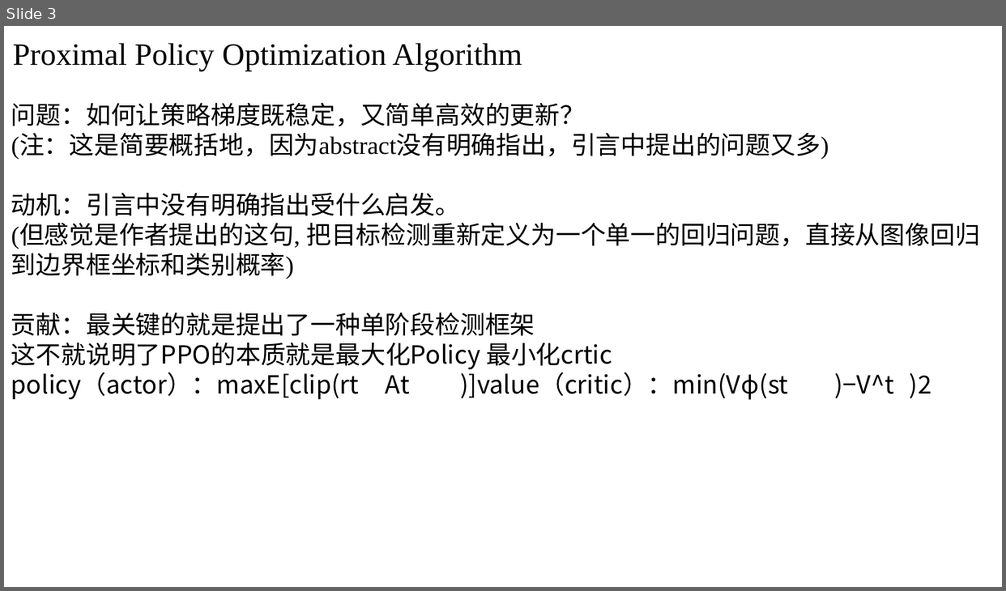
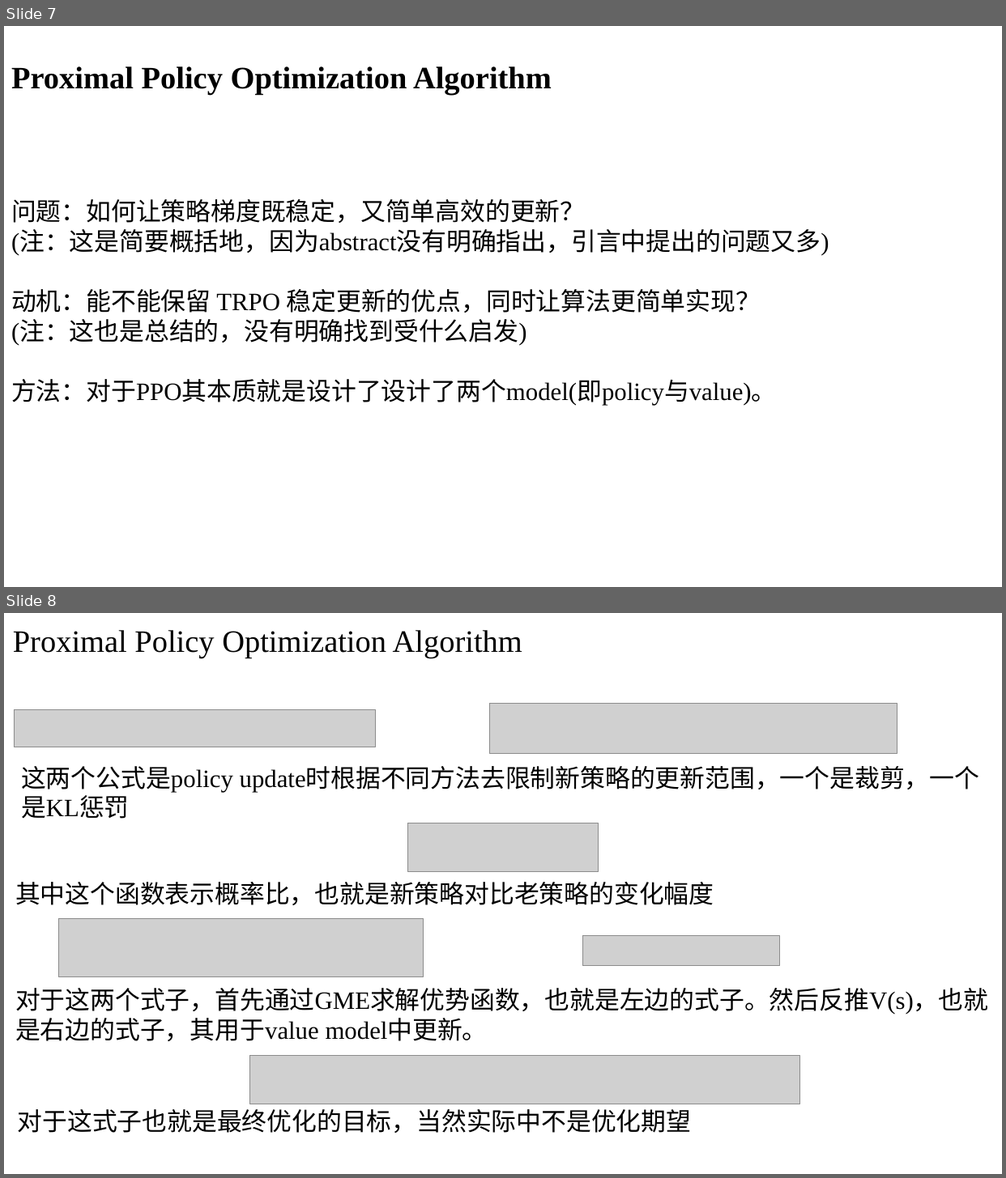
Before and after one commit to Visionary-zhang/Learning, a slide deck: LLM/阶段一.pptx. Shown one above the other, each under a label of ours: slide 3 before the commit, slides 7 and 8 after it. The pictures are 1006x591 and 1006x1178 pixels, drawn with LibreOffice and Linux fonts; fonts in the diff are those of the drawing; grey boxes stand for pictures. Boxes give left, top, right and bottom in pixels: in the first picture for what was removed or moved away, otherwise in the second. Text is boxed around its words. In the diff, an @@ line names an element or a change of style, - is before the commit and + after.

```diff
--- a/LLM/阶段一.pptx
+++ b/LLM/阶段一.pptx
@@ slide 8 added at [4, 613, 1002, 1174], background #FFFFFF @@
@@ rectangle added at [6, 613, 859, 666], fill #FFFFFF, outline #FFFFFF 1.5 pt, 30 pt, text #000000 @@
+Proximal Policy Optimization Algorithm
@@ picture added at [489, 704, 897, 754] @@
@@ picture added at [14, 710, 375, 747] @@
@@ text added at [21, 766, 980, 819], 24 pt, text #000000 @@
+这两个公式是policy update时根据不同方法去限制新策略的更新范围，一个是裁剪，一个是KL惩罚
@@ picture added at [408, 824, 599, 872] @@
@@ text added at [15, 882, 714, 905], 24 pt, text #000000 @@
+其中这个函数表示概率比，也就是新策略对比老策略的变化幅度
@@ picture added at [58, 919, 424, 977] @@
@@ picture added at [582, 936, 780, 966] @@
@@ text added at [15, 988, 988, 1041], 24 pt, text #000000 @@
+对于这两个式子，首先通过GME求解优势函数，也就是左边的式子。然后反推V(s)，也就是右边的式子，其用于value model中更新。
@@ picture added at [250, 1055, 799, 1104] @@
@@ text added at [18, 1110, 692, 1133], 24 pt, text #000000 @@
+对于这式子也就是最终优化的目标，当然实际中不是优化期望
@@ what was slide 3 is now slide 7 @@
@@ slide 7 changed as well @@
@@ rectangle "Proximal Policy Optimization Algorithm": place and size @@
-rectangle "Proximal Policy Optimization Algorithm" at [6, 26, 859, 79]
+rectangle "Proximal Policy Optimization Algorithm" at [4, 50, 859, 103]
@@ rectangle "Proximal Policy Optimization Algorithm" at [4, 50, 859, 103]: bold on @@
@@ text "问题：如何让策略梯度既稳定，又简单高效的更新？": place and size @@
-text "问题：如何让策略梯度既稳定，又简单高效的更新？" at [11, 103, 980, 400]
+text "问题：如何让策略梯度既稳定，又简单高效的更新？" at [11, 199, 829, 406]
@@ text at [11, 289, 776, 406]: text changed; font Noto Sans CJK SC to Times New Roman @@
-动机：引言中没有明确指出受什么启发。
-(但感觉是作者提出的这句, 把目标检测重新定义为一个单一的回归问题，直接从图像回归到边界框坐标和类别概率)
-贡献：最关键的就是提出了一种单阶段检测框架
-这不就说明了PPO的本质就是最大化Policy 最小化crtic
-policy（actor）：maxE[clip(rt At )]value（critic）：min(Vϕ (st )−V^t )2
+动机：能不能保留 TRPO 稳定更新的优点，同时让算法更简单实现？
+(注：这也是总结的，没有明确找到受什么启发)
+方法：对于PPO其本质就是设计了设计了两个model(即policy与value)。
```
Also in this commit, not shown: 6 other slides changed, 5 other slides added, 2 slides removed, 3 other files.
